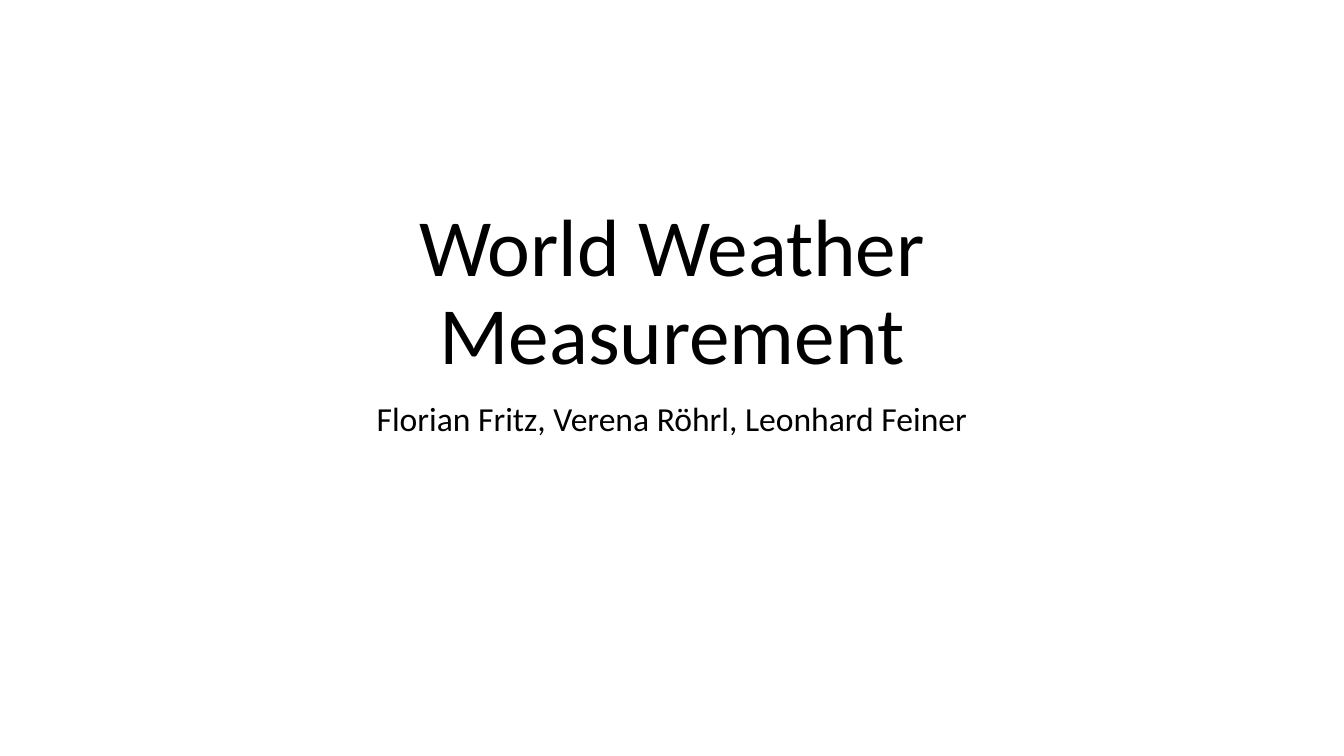
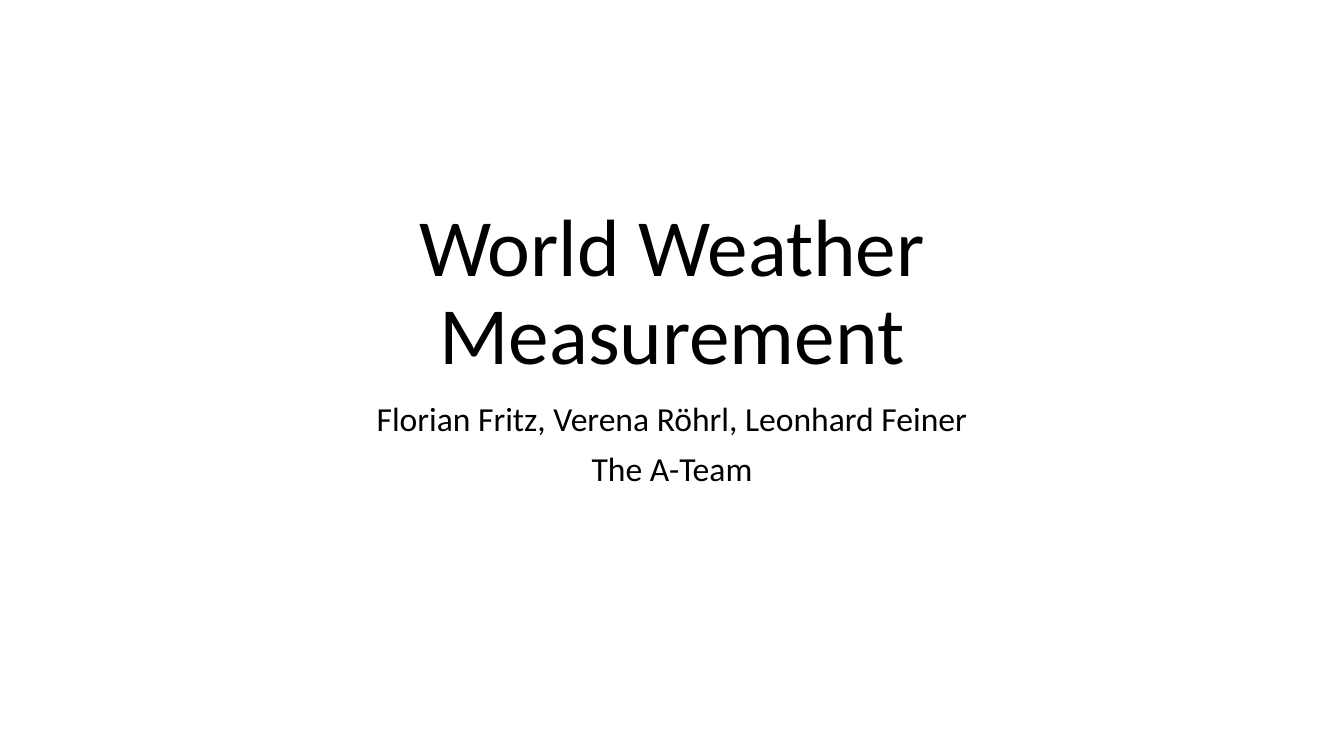
Before and after one commit to lfao/smartsystems, a slide deck: slide 1 of Prac1/Presentation.pptx. Drawn at 1344x756 pixels with LibreOffice and Linux fonts; fonts in the diff are those of the drawing. Boxes give left, top, right and bottom in pixels: in the first picture for what was removed or moved away, otherwise in the second. Text is boxed around its words. In the diff, an @@ line names an element or a change of style, - is before the commit and + after.

```diff
--- a/Prac1/Presentation.pptx
+++ b/Prac1/Presentation.pptx
@@ subtitle at [592,457,752,482]: paragraph added @@
+The A-Team
```
Also in this commit, not shown: 1 other slide changed, 1 other file.
